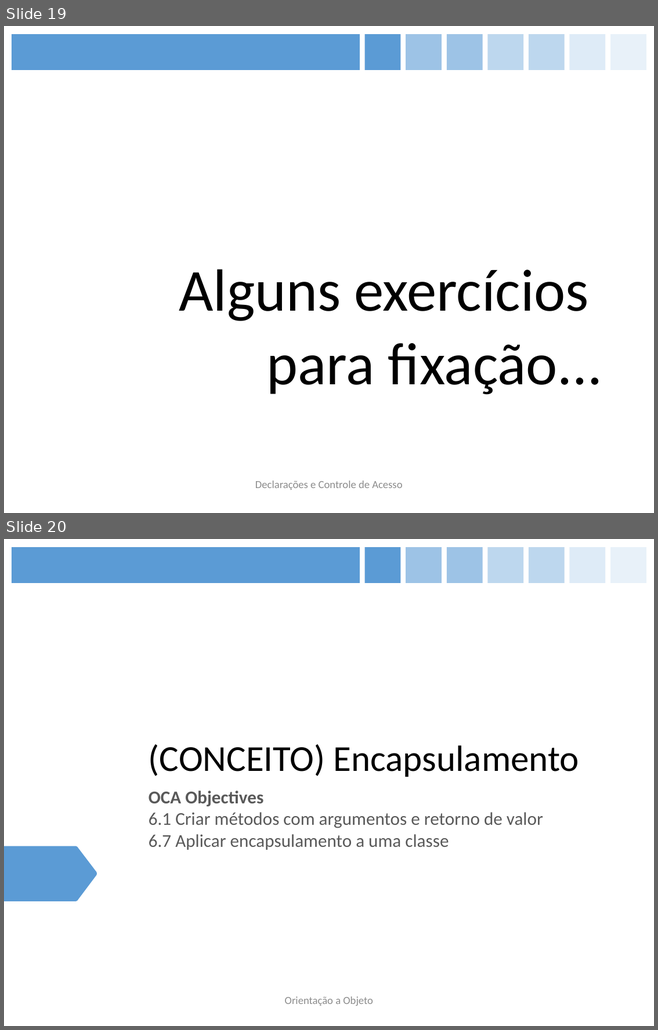
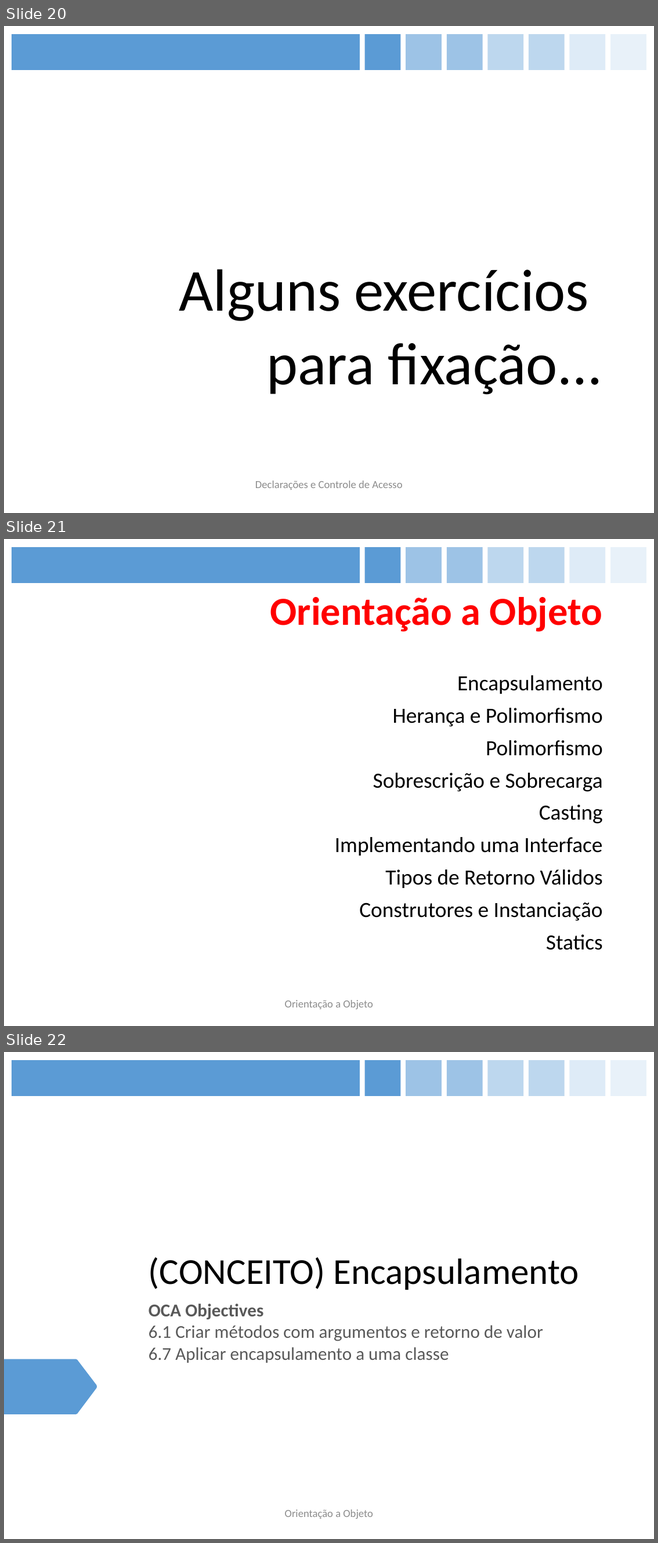
Before and after one commit to figueiredojrr/treinamentoJavaSeOcaAgosto, a slide deck: TreinamentoJavaSeOca/documentos/apresentação/OCA.pptx. Shown one above the other, each under a label of ours: slides 19 and 20 before the commit, slides 20, 21 and 22 after it. The pictures are 658x1030 and 658x1543 pixels, drawn with LibreOffice and Linux fonts; fonts in the diff are those of the drawing. Boxes give left, top, right and bottom in pixels: in the first picture for what was removed or moved away, otherwise in the second. Text is boxed around its words. In the diff, an @@ line names an element or a change of style, - is before the commit and + after.

```diff
--- a/TreinamentoJavaSeOca/documentos/apresentação/OCA.pptx
+++ b/TreinamentoJavaSeOca/documentos/apresentação/OCA.pptx
@@ slide 21 added at (4, 539, 654, 1026), background #FFFFFF; not listed: 8 template elements that a slide beside it also shows @@
@@ title added at (270, 597, 602, 632), 44 pt, text #FF0000, bold @@
+Orientação a Objeto
@@ text added at (335, 675, 603, 950), 24 pt, text #000000 @@
+Encapsulamento
+Herança e Polimorfismo
+Polimorfismo
+Sobrescrição e Sobrecarga
+Casting
+Implementando uma Interface
+Tipos de Retorno Válidos
+Construtores e Instanciação
+Statics
@@ text added at (285, 1000, 373, 1009), 12 pt, text #8C8C8C @@
+Orientação a Objeto
@@ what was slide 19 is now slide 20 @@
@@ what was slide 20 is now slide 22 @@
```
Also in this commit, not shown: 4 slides changed, 8 other slides added.
